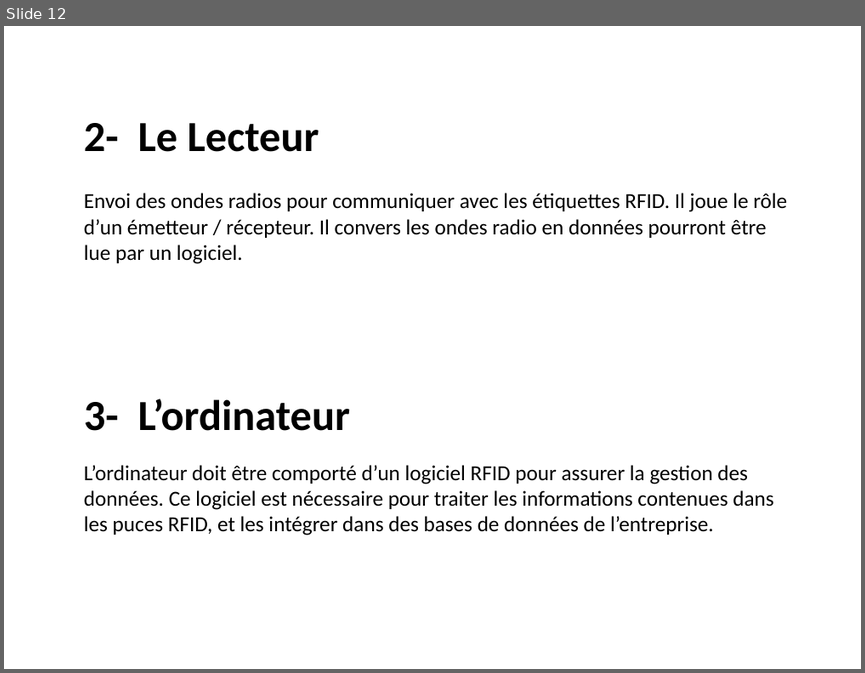
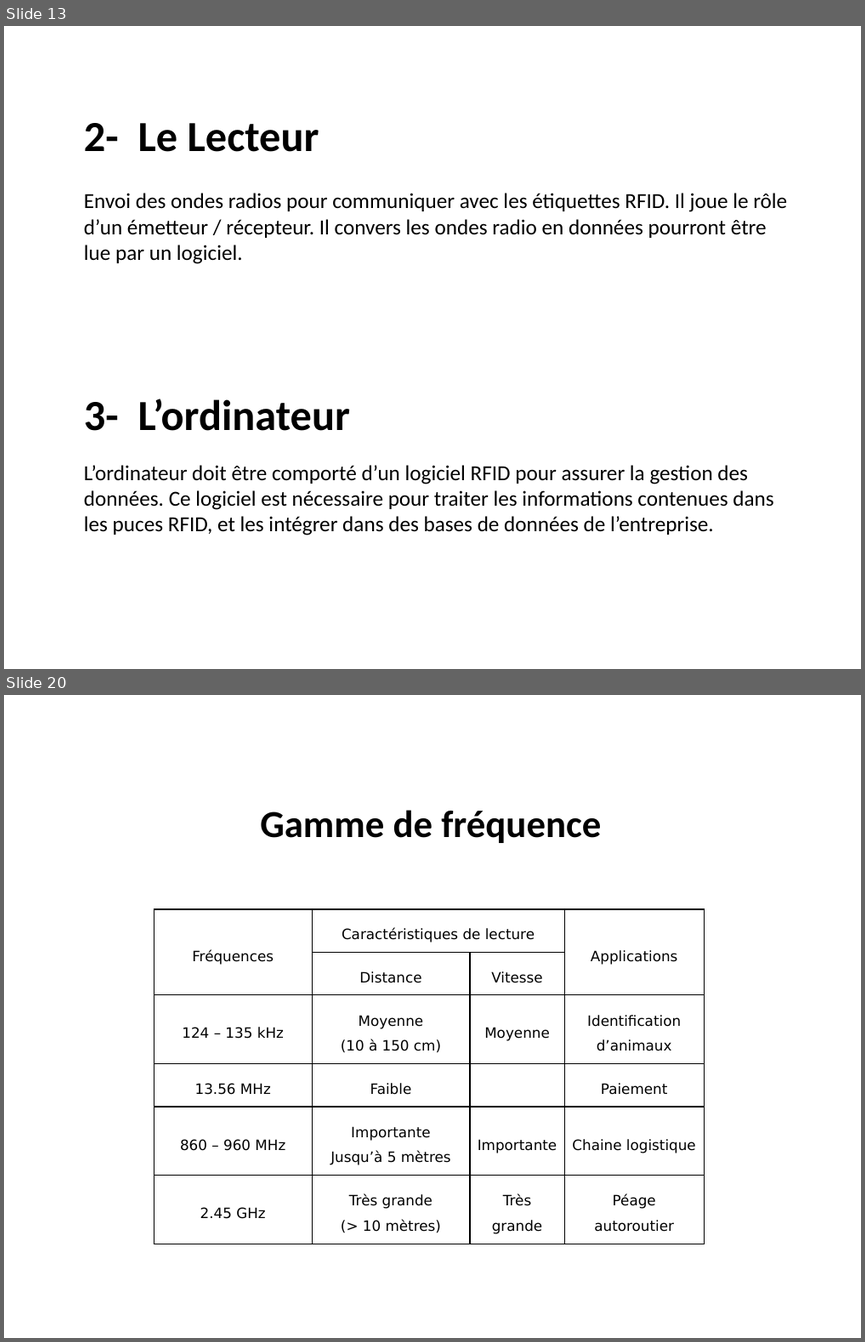
Before and after one commit to adeiry/RFID, a slide deck: RFID.pptx. Shown one above the other, each under a label of ours: slide 12 before the commit, slides 13 and 20 after it; the slides between them are not shown. The pictures are 865x673 and 865x1342 pixels, drawn with LibreOffice and Linux fonts; fonts in the diff are those of the drawing. Boxes give left, top, right and bottom in pixels: in the first picture for what was removed or moved away, otherwise in the second. Text is boxed around its words. In the diff, an @@ line names an element or a change of style, - is before the commit and + after.

```diff
--- a/RFID.pptx
+++ b/RFID.pptx
@@ slide 20 added at [4, 695, 861, 1338], background #FFFFFF @@
@@ text added at [260, 810, 601, 843], 32 pt, text #000000, bold @@
+Gamme de fréquence
@@ table added at [154, 909, 704, 1243], 6 rows, 4 columns @@
+Fréquences | Caractéristiques de lecture |  | Applications
+ | Distance | Vitesse | 
+124 – 135 kHz | Moyenne / (10 à 150 cm) | Moyenne | Identification d’animaux
+13.56 MHz | Faible |  | Paiement
+860 – 960 MHz | Importante / Jusqu’à 5 mètres | Importante | Chaine logistique
+2.45 GHz | Très grande / (> 10 mètres) | Très grande | Péage autoroutier
@@ what was slide 12 is now slide 13 @@
```
Also in this commit, not shown: 7 other slides added.
